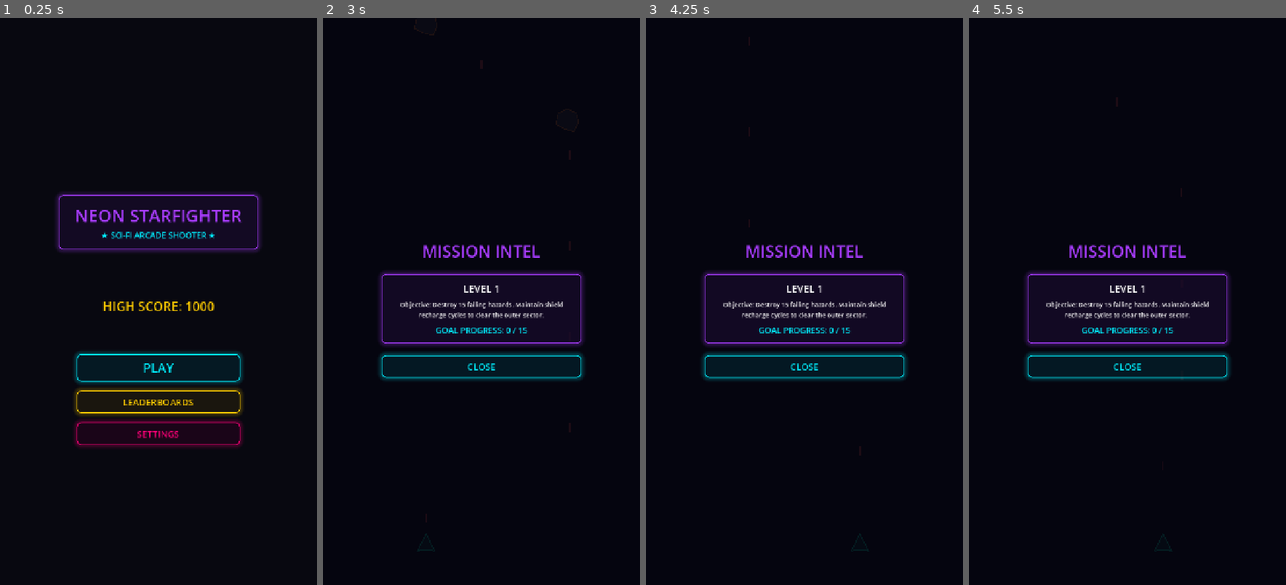
Above: before the commit, frames 1-4 (left to right).
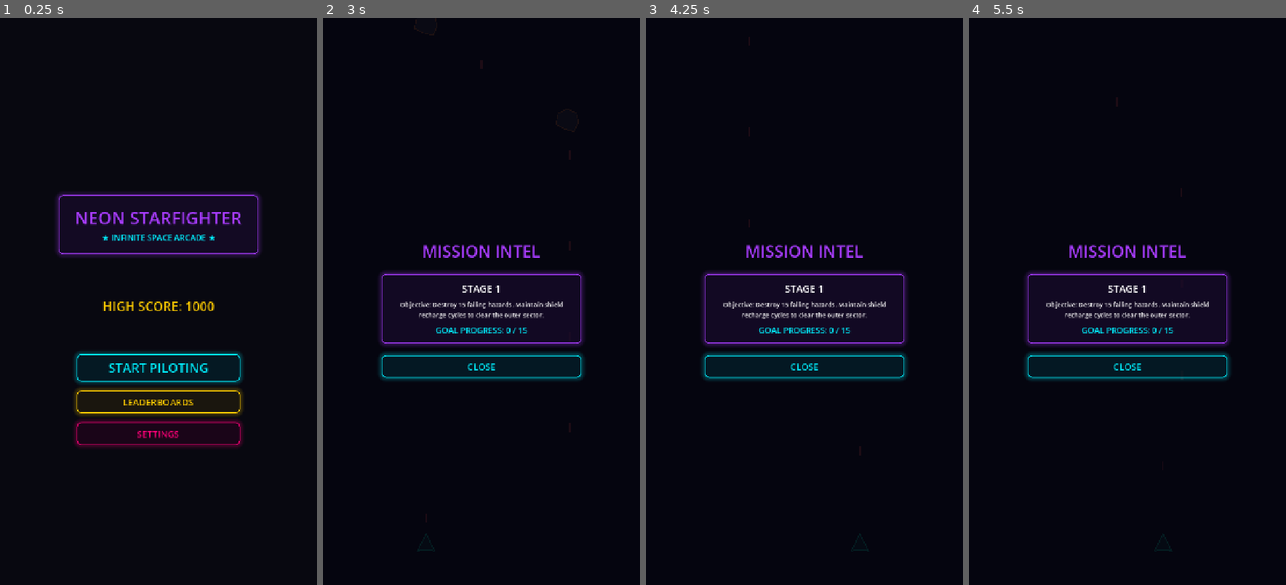
Above: after the commit, the same moments.

Repository: lolriver/spacehit
Game: Godot game, scene res://main.tscn
Two runs of this game, one before a commit and one after it. Both use one fixed random seed, a clock stepped at 60 frames per second and the inputs below.
Inputs (mouse positions are in pixels of both pictures, inside the frame that each line leads up to):
- Up to frame 1 (0.25 s): no input
- Up to frame 2 (3 s): click "PLAY" (after the commit: "START PILOTING") at 0.5 s; click "||" at 1.25 s; click (481, 307) at 2 s; click "⌖" at 2.75 s
- Up to frame 3 (4.25 s): tap Enter at 3.5 s; move the mouse to (877, 278) at 3.52 s; click (877, 278) at 3.67 s; tap Space at 3.77 s
- Up to frame 4 (5.5 s): tap Space at 4.25 s; drag from (1060, 335) to (1184, 545) at 4.27 s; tap Enter at 5 s; move the mouse to (1159, 182) at 5.02 s; click (1159, 182) at 5.17 s

The runs differ from the first frame. In frame 1, 2.0% of the frame differs, in the area x 17-83%, y 33-63%; in frame 2, 0.1%; in frame 3, 0.1%; in frame 4, 0.1%.

Commit message:
feat: configure infinite stages and multiple boss profiles

Diff:
--- a/main.gd
+++ b/main.gd
@@ -12,6 +12,9 @@
 @onready var pause_overlay: Control = %PauseOverlay
 @onready var popup_panel: PanelContainer = %PopupPanel
 @onready var popup_label: Label = %PopupLabel
+
+@onready var boss_panel: PanelContainer = %BossPanel
+@onready var boss_progress_bar: ProgressBar = %BossProgressBar
 
 # Game States Enum
 enum GameState {
@@ -33,11 +36,16 @@
 var sensitivity: float = 1.6
 var high_scores: Array = []
 
-# Game Progression stats
+# Game Progression stats (Infinite Mode)
 var score: int = 0
-var current_level: int = 1
+var current_level: int = 1 # Serves as current Stage
 var level_goal_kills: int = 15
 var level_current_kills: int = 0
+
+# Boss State
+var is_boss_active: bool = false
+var boss_health: int = 0
+var boss_max_health: int = 0
 
 var viewport_width: float = 720.0
 
@@ -45,16 +53,18 @@
 var shake_intensity: float = 0.0
 var shake_decay: float = 5.0
 
-# Styles for Segmented Bars
+# Styles for Segmented Bars & Boss HUD
 var style_empty: StyleBoxFlat
 var style_shield_full: StyleBoxFlat
 var style_boost_full: StyleBoxFlat
+var style_boss_bg: StyleBoxFlat
+var style_boss_fill: StyleBoxFlat
 
 func _ready() -> void:
 	viewport_width = get_viewport_rect().size.x
 	spawn_timer.timeout.connect(_on_spawn_timer_timeout)
 
-	# Initialize HUD segmented bar graphics
+	# Initialize HUD styleboxes dynamically
 	init_bar_styles()
 
 	# Load saved configurations
@@ -115,6 +125,25 @@
 	style_boost_full.shadow_color = Color(1.0, 0.0, 0.47, 0.6)
 	style_boost_full.shadow_size = 4
 	style_boost_full.set_corner_radius_all(2)
+
+	style_boss_bg = StyleBoxFlat.new()
+	style_boss_bg.bg_color = Color(0.02, 0.02, 0.05, 0.75)
+	style_boss_bg.border_width_left = 1
+	style_boss_bg.border_width_top = 1
+	style_boss_bg.border_width_right = 1
+	style_boss_bg.border_width_bottom = 1
+	style_boss_bg.border_color = Color(1.0, 0.0, 0.47, 0.5)
+	style_boss_bg.set_corner_radius_all(4)
+
+	style_boss_fill = StyleBoxFlat.new()
+	style_boss_fill.bg_color = Color(1.0, 0.0, 0.47, 1.0)
+	style_boss_fill.shadow_color = Color(1.0, 0.0, 0.47, 0.6)
+	style_boss_fill.shadow_size = 4
+	style_boss_fill.set_corner_radius_all(4)
+
+	if boss_progress_bar:
+		boss_progress_bar.add_theme_stylebox_override("background", style_boss_bg)
+		boss_progress_bar.add_theme_stylebox_override("fill", style_boss_fill)
 
 func _process(delta: float) -> void:
 	# Screen Shake Handler
@@ -147,6 +176,9 @@
 	# State-specific logic initialization
 	if new_state == GameState.STATE_MAIN_MENU:
 		clear_game_entities()
+		is_boss_active = false
+		if boss_panel:
+			boss_panel.hide()
 		if player:
 			player.hide()
 			player.set_process(false)
@@ -157,6 +189,8 @@
 		if player:
 			player.show()
 			player.set_process(true)
+		if %Sub:
+			%Sub.text = "STAGE " + str(current_level)
 	elif new_state == GameState.STATE_LEADERBOARD_PANEL:
 		render_leaderboard_list()
 	elif new_state == GameState.STATE_MISSION_PANEL:
@@ -165,16 +199,12 @@
 		%NameEntryScoreLabel.text = "FINAL SCORE: " + str(score)
 		%NameInput.text = ""
 		%NameInput.grab_focus()
-	elif new_state == GameState.STATE_VICTORY:
-		%VictoryScoreLabel.text = "FINAL SCORE: " + str(score)
-		clear_game_entities()
 	elif new_state == GameState.STATE_LEVEL_COMPLETE:
-		# Clear standard entities to prevent overlap issues
 		clear_game_entities()
 
 func clear_game_entities() -> void:
 	for child in get_children():
-		if child.is_in_group("enemies") or child.is_in_group("lasers") or child is CPUParticles2D:
+		if child.is_in_group("enemies") or child.is_in_group("lasers") or child.is_in_group("enemy_bullets") or child is CPUParticles2D:
 			child.queue_free()
 
 func start_game() -> void:
@@ -182,6 +212,9 @@
 	current_level = 1
 	level_goal_kills = 15
 	level_current_kills = 0
+	is_boss_active = false
+	if boss_panel:
+		boss_panel.hide()
 
 	update_score_label()
 
@@ -196,6 +229,25 @@
 
 func spawn_enemy() -> void:
 	if current_state != GameState.STATE_PLAYING or get_tree().paused:
+		return
+
+	# Boss Spawn Control (Every 5th stage: 5, 10, 15, 20, 25...)
+	if current_level % 5 == 0:
+		if not is_boss_active:
+			is_boss_active = true
+			var boss = enemy_scene.instantiate()
+			boss.enemy_type = 5 # TYPE_BOSS
+			boss.position = Vector2(360.0, -120.0)
+			boss.speed = 70.0
+			add_child(boss)
+		else:
+			# Background meteors at 15% rate during boss fight
+			if randf() < 0.15:
+				var meteor = enemy_scene.instantiate()
+				meteor.enemy_type = 1 # TYPE_FAST
+				meteor.position = Vector2(randf_range(40.0, viewport_width - 40.0), -50.0)
+				meteor.speed = randf_range(320.0, 480.0)
+				add_child(meteor)
 		return
 
 	if enemy_scene:
@@ -203,32 +255,120 @@
 		var spawn_x = randf_range(40.0, viewport_width - 40.0)
 		enemy.position = Vector2(spawn_x, -50.0)
 
-		# Probability matrix based on Level
+		# Select enemy type based on Stage Probability weights
 		var selected_type = 0 # NORMAL
 		var roll = randf()
 
-		if current_level == 2:
-			if roll < 0.30:
-				selected_type = 1 # FAST
-		elif current_level == 3:
-			if roll < 0.15:
-				selected_type = 2 # HEAVY
-			elif roll < 0.45:
-				selected_type = 1 # FAST
+		match current_level:
+			1:
+				selected_type = 0 # 100% Normal
+			2:
+				selected_type = 1 if roll < 0.30 else 0 # 30% Fast, 70% Normal
+			3:
+				# 45% Normal, 30% Fast, 25% Kamikaze
+				if roll < 0.25:
+					selected_type = 3 # KAMIKAZE
+				elif roll < 0.55:
+					selected_type = 1 # FAST
+				else:
+					selected_type = 0
+			4:
+				# 30% Normal, 30% Fast, 20% Kamikaze, 20% Fighter
+				if roll < 0.20:
+					selected_type = 4 # FIGHTER
+				elif roll < 0.40:
+					selected_type = 3 # KAMIKAZE
+				elif roll < 0.70:
+					selected_type = 1 # FAST
+				else:
+					selected_type = 0
+			6:
+				# 40% Normal, 30% Fast, 15% Heavy, 15% Drones
+				if roll < 0.15:
+					selected_type = 8 # DRONE
+				elif roll < 0.30:
+					selected_type = 2 # HEAVY
+				elif roll < 0.60:
+					selected_type = 1 # FAST
+				else:
+					selected_type = 0
+			7:
+				# 45% Normal, 30% Fast, 25% Stealth
+				if roll < 0.25:
+					selected_type = 6 # STEALTH
+				elif roll < 0.55:
+					selected_type = 1 # FAST
+				else:
+					selected_type = 0
+			8:
+				# 45% Normal, 30% Fast, 25% Mine
+				if roll < 0.25:
+					selected_type = 7 # MINE
+				elif roll < 0.55:
+					selected_type = 1 # FAST
+				else:
+					selected_type = 0
+			9, 11, 12, 13, 14, 16, 17, 18, 19:
+				# Balanced selections (all 8 standard hazards)
+				if roll < 0.12:
+					selected_type = 8 # DRONE
+				elif roll < 0.24:
+					selected_type = 7 # MINE
+				elif roll < 0.36:
+					selected_type = 6 # STEALTH
+				elif roll < 0.48:
+					selected_type = 4 # FIGHTER
+				elif roll < 0.60:
+					selected_type = 3 # KAMIKAZE
+				elif roll < 0.72:
+					selected_type = 2 # HEAVY
+				elif roll < 0.86:
+					selected_type = 1 # FAST
+				else:
+					selected_type = 0
+			_: # Post 20+ scaling stages
+				if roll < 0.13:
+					selected_type = 8 # DRONE
+				elif roll < 0.26:
+					selected_type = 7 # MINE
+				elif roll < 0.39:
+					selected_type = 6 # STEALTH
+				elif roll < 0.52:
+					selected_type = 4 # FIGHTER
+				elif roll < 0.64:
+					selected_type = 3 # KAMIKAZE
+				elif roll < 0.76:
+					selected_type = 2 # HEAVY
+				elif roll < 0.88:
+					selected_type = 1 # FAST
+				else:
+					selected_type = 0
 
 		enemy.enemy_type = selected_type
 
-		# Speed parameters per level
-		var base_speed_min = 200.0 + (score / 10.0) * 10.0
-		var base_speed_max = 350.0 + (score / 10.0) * 15.0
+		# Speed ranges scales with score
+		var base_speed_min = 200.0 + (score / 10.0) * 8.0
+		var base_speed_max = 350.0 + (score / 10.0) * 12.0
 		if selected_type == 1: # Fast
 			base_speed_min *= 1.6
 			base_speed_max *= 1.6
 		elif selected_type == 2: # Heavy
 			base_speed_min *= 0.7
 			base_speed_max *= 0.7
-
-		enemy.speed = randf_range(clamp(base_speed_min, 150.0, 600.0), clamp(base_speed_max, 250.0, 900.0))
+		elif selected_type == 3: # Kamikaze
+			base_speed_min *= 1.1
+			base_speed_max *= 1.1
+		elif selected_type == 6: # Stealth
+			base_speed_min *= 0.85
+			base_speed_max *= 0.85
+		elif selected_type == 7: # Mine
+			base_speed_min *= 0.6
+			base_speed_max *= 0.6
+		elif selected_type == 8: # Drone
+			base_speed_min *= 0.95
+			base_speed_max *= 0.95
+
+		enemy.speed = randf_range(clamp(base_speed_min, 100.0, 650.0), clamp(base_speed_max, 200.0, 980.0))
 		add_child(enemy)
 
 func add_score(amount: int) -> void:
@@ -237,19 +377,22 @@
 	score += amount
 	update_score_label()
 
-	# Increment level progression
+	# Skip standard kill updates on Boss fights
+	if current_level % 5 == 0:
+		return
+
 	level_current_kills += 1
 
-	# Check Level Clear condition
+	# Check Stage Clear
 	if level_current_kills >= level_goal_kills:
 		trigger_level_clear()
 	else:
 		# Gradually increase spawn rate in normal play
 		var new_wait_time = 1.2 - (score / 10.0) * 0.04
-		# Level 2 starts faster, Level 3 even faster
 		var min_wait = 0.35
-		if current_level == 2: min_wait = 0.3
-		elif current_level == 3: min_wait = 0.25
+		if current_level >= 10: min_wait = 0.18
+		elif current_level >= 5: min_wait = 0.22
+		elif current_level >= 2: min_wait = 0.28
 		spawn_timer.wait_time = max(min_wait, new_wait_time)
 
 func update_score_label() -> void:
@@ -288,8 +431,26 @@
 		explosion.scale = Vector2(1.5, 1.5)
 		add_child(explosion)
 
+# Boss HUD controls
+func show_boss_health_bar(max_hp: int) -> void:
+	if boss_panel and boss_progress_bar:
+		boss_max_health = max_hp
+		boss_progress_bar.max_value = max_hp
+		boss_progress_bar.value = max_hp
+		boss_panel.show()
+
+func update_boss_health(hp: int, max_hp: int) -> void:
+	if boss_progress_bar:
+		boss_progress_bar.value = hp
+
+func on_boss_defeated() -> void:
+	is_boss_active = false
+	if boss_panel:
+		boss_panel.hide()
+	trigger_level_clear()
+
 func trigger_level_clear() -> void:
-	# Fully restore player system shields as completion bonus
+	# Fully restore player shields as a Stage Clear reward!
 	if player:
 		player.shield = player.max_shield
 		player.update_hud()
@@ -297,24 +458,20 @@
 	set_state(GameState.STATE_LEVEL_COMPLETE)
 
 func advance_level() -> void:
-	if current_level == 1:
-		current_level = 2
-		level_goal_kills = 30
-		level_current_kills = 0
-		spawn_timer.wait_time = 1.0
-		set_state(GameState.STATE_PLAYING)
-	elif current_level == 2:
-		current_level = 3
-		level_goal_kills = 50
-		level_current_kills = 0
-		spawn_timer.wait_time = 0.85
-		set_state(GameState.STATE_PLAYING)
-	else:
-		# Level 3 completed -> game victory!
-		if check_high_score_eligibility():
-			set_state(GameState.STATE_NAME_ENTRY)
-		else:
-			set_state(GameState.STATE_VICTORY)
+	# Go to next stage infinitely!
+	current_level += 1
+	# Stage goal increases
+	level_goal_kills = 15 + current_level * 5
+	level_current_kills = 0
+
+	# Adjust spawn rate based on level progression
+	spawn_timer.wait_time = max(0.18, 1.2 - (current_level * 0.05))
+
+	# Update HUD Subtitle
+	if %Sub:
+		%Sub.text = "STAGE " + str(current_level)
+
+	set_state(GameState.STATE_PLAYING)
 
 func trigger_game_over() -> void:
 	if current_state == GameState.STATE_GAME_OVER or current_state == GameState.STATE_NAME_ENTRY:
@@ -367,7 +524,6 @@
 	save_settings()
 
 func close_sub_panel() -> void:
-	# Closes Leaderboard or Mission control panels, returning back to Menu or Active Play
 	if player and player.visible:
 		set_state(GameState.STATE_PLAYING)
 	else:
@@ -387,7 +543,7 @@
 				high_scores = json.data
 				return
 
-	# Load default scoreboard values
+	# Default Scores
 	high_scores = [
 		{"name": "COMMANDER", "score": 1000},
 		{"name": "VECTORS", "score": 600},
@@ -480,7 +636,6 @@
 		label.horizontal_alignment = HORIZONTAL_ALIGNMENT_CENTER
 		label.add_theme_font_size_override("font_size", 22)
 
-		# Visual styling for podium places
 		if i == 0:
 			label.add_theme_color_override("font_color", Color(1.0, 0.8, 0, 1.0)) # Gold
 		elif i == 1:
@@ -496,16 +651,38 @@
 	if not %MissionLevelLabel:
 		return
 
-	%MissionLevelLabel.text = "LEVEL " + str(current_level)
-	%MissionProgressLabel.text = "GOAL PROGRESS: %d / %d" % [level_current_kills, level_goal_kills]
-
-	match current_level:
-		1:
-			%MissionDescLabel.text = "Objective: Destroy 15 falling hazards. Maintain shield recharge cycles to clear the outer sector."
-		2:
-			%MissionDescLabel.text = "Objective: Destroy 30 hazard variants. Extreme solar flares have spawned small, ultra-fast meteors. Enhance firing speeds using Boost Overdrive."
-		3:
-			%MissionDescLabel.text = "Objective: Destroy 50 hazard threats. Heavy multi-layer anomalies detected. Focus sustained fire to break them apart into fragments."
+	%MissionLevelLabel.text = "STAGE " + str(current_level)
+
+	if current_level % 5 == 0:
+		%MissionProgressLabel.text = "GOAL: ELIMINATE BOSS TARGET"
+		match current_level % 20:
+			5:
+				%MissionDescLabel.text = "Boss Fight: Vanguard Outpost. Heavy hexagonal satellite firing dual angled lasers. Dodging meteors is critical."
+			10:
+				%MissionDescLabel.text = "Boss Fight: Goliath Cruiser. Triangular dreadnought firing 3-way spread lasers. Triggers a reflecting cyan plasma shield periodically."
+			15:
+				%MissionDescLabel.text = "Boss Fight: Carrier Leviathan. Massive transport ship spawning supportive fighter jets and shooting homing purple lasers."
+			0:
+				%MissionDescLabel.text = "Boss Fight: Hyperion Dreadnought. Ultimate fortress firing sweeping radial rings and drawing center charging death beams."
+	else:
+		%MissionProgressLabel.text = "GOAL PROGRESS: %d / %d" % [level_current_kills, level_goal_kills]
+		match current_level:
+			1:
+				%MissionDescLabel.text = "Objective: Destroy 15 falling hazards. Maintain shield recharge cycles to clear the outer sector."
+			2:
+				%MissionDescLabel.text = "Objective: Destroy 20 hazard variants. Small, ultra-fast meteors detected. Enhance firing speeds using Boost Overdrive."
+			3:
+				%MissionDescLabel.text = "Objective: Destroy 25 hazard variants. Shooting Stars detected: they charge directly towards your ship X position."
+			4:
+				%MissionDescLabel.text = "Objective: Destroy 30 threats. Fighter ships detected: they move in a zig-zag flight pattern and shoot bullets downwards."
+			6:
+				%MissionDescLabel.text = "Objective: Destroy 35 hazards. Hunter Drones active: they lock onto your horizontal position to fire continuous green streams."
+			7:
+				%MissionDescLabel.text = "Objective: Destroy 40 hazards. Stealth Bombers active: they remain mostly invisible but fade in to fire 3-way spreads."
+			8:
+				%MissionDescLabel.text = "Objective: Destroy 45 hazards. Gravity Mines active: shooting them detonates a dangerous radial burst of 8 shrapnel bullets."
+			_:
+				%MissionDescLabel.text = "Objective: Destroy %d threats. High threat levels. Mixed fleet active including standard, fast, heavy, stealth, mines, and drones." % level_goal_kills
 
 func _input(event: InputEvent) -> void:
 	# Touch inputs for transitions
--- a/main.tscn
+++ b/main.tscn
@@ -117,7 +117,7 @@
 offset_left = -220.0
 offset_top = -250.0
 offset_right = 220.0
-offset_bottom = -130.0
+offset_bottom = -120.0
 grow_horizontal = 2
 grow_vertical = 2
 theme_override_styles/panel = SubResource("StyleBoxFlat_PurpleNeon")
@@ -137,7 +137,7 @@
 layout_mode = 2
 theme_override_colors/font_color = Color(0, 0.941176, 1, 1)
 theme_override_font_sizes/font_size = 18
-text = "★ SCI-FI ARCADE SHOOTER ★"
+text = "★ INFINITE SPACE ARCADE ★"
 horizontal_alignment = 1
 
 [node name="MenuHighScoreLabel" type="Label" parent="UI/MainMenuScreen"]
@@ -182,7 +182,7 @@
 theme_override_colors/font_color = Color(0, 0.941176, 1, 1)
 theme_override_font_sizes/font_size = 28
 theme_override_styles/normal = SubResource("StyleBoxFlat_CyanNeon")
-text = "PLAY"
+text = "START PILOTING"
 
 [node name="MenuLeaderboardBtn" type="Button" parent="UI/MainMenuScreen/VBox"]
 unique_name_in_owner = true
@@ -275,10 +275,11 @@
 horizontal_alignment = 1
 
 [node name="Sub" type="Label" parent="UI/HUD/TitlePanel/VBox"]
+unique_name_in_owner = true
 layout_mode = 2
 theme_override_colors/font_color = Color(0.662745, 0.235294, 1, 1)
 theme_override_font_sizes/font_size = 12
-text = "★"
+text = "STAGE 1"
 horizontal_alignment = 1
 
 [node name="LivesPanel" type="PanelContainer" parent="UI/HUD"]
@@ -335,6 +336,40 @@
 theme_override_styles/normal = SubResource("StyleBoxFlat_CyanNeon")
 text = "||"
 
+[node name="BossPanel" type="PanelContainer" parent="UI/HUD"]
+unique_name_in_owner = true
+visible = false
+layout_mode = 1
+anchors_preset = 5
+anchor_left = 0.5
+anchor_right = 0.5
+offset_left = -200.0
+offset_top = 125.0
+offset_right = 200.0
+offset_bottom = 195.0
+grow_horizontal = 2
+theme_override_styles/panel = SubResource("StyleBoxFlat_MagentaNeon")
+
+[node name="VBox" type="VBoxContainer" parent="UI/HUD/BossPanel"]
+layout_mode = 2
+theme_override_constants/separation = 4
+alignment = 1
+
+[node name="BossTitle" type="Label" parent="UI/HUD/BossPanel/VBox"]
+layout_mode = 2
+theme_override_colors/font_color = Color(1, 0, 0.470588, 1)
+theme_override_font_sizes/font_size = 12
+text = "BOSS DETECTED"
+horizontal_alignment = 1
+
+[node name="BossProgressBar" type="ProgressBar" parent="UI/HUD/BossPanel/VBox"]
+unique_name_in_owner = true
+custom_minimum_size = Vector2(0, 16)
+layout_mode = 2
+theme_override_font_sizes/font_size = 10
+value = 100.0
+show_percentage = false
+
 [node name="Sidebar" type="VBoxContainer" parent="UI/HUD"]
 layout_mode = 1
 anchors_preset = 4
@@ -795,14 +830,14 @@
 unique_name_in_owner = true
 layout_mode = 2
 theme_override_font_sizes/font_size = 22
-text = "LEVEL 1: OUTER SECTOR"
+text = "STAGE 1: OUTER SECTOR"
 horizontal_alignment = 1
 
 [node name="MissionDescLabel" type="Label" parent="UI/MissionPanel/VBox/InfoBox/Margin/VBox"]
 unique_name_in_owner = true
 layout_mode = 2
 theme_override_font_sizes/font_size = 14
-text = "Objective: Destroy 15 falling hazards. Maintain shield recharge cycles to clear the sector."
+text = "Objective: Destroy 15 falling hazards. Maintain shield recharge cycles to clear the outer sector."
 horizontal_alignment = 1
 autowrap_mode = 2
 
@@ -952,10 +987,11 @@
 layout_mode = 2
 
 [node name="NextLevelPrompt" type="Label" parent="UI/LevelCompleteScreen/VBox"]
+unique_name_in_owner = true
 layout_mode = 2
 theme_override_colors/font_color = Color(1, 0.8, 0, 1)
 theme_override_font_sizes/font_size = 20
-text = "TAP SCREEN FOR NEXT LEVEL"
+text = "TAP SCREEN FOR NEXT STAGE"
 horizontal_alignment = 1
 
 [node name="NextLevelBtn" type="Button" parent="UI/LevelCompleteScreen"]
@@ -1029,6 +1065,7 @@
 layout_mode = 2
 
 [node name="VictoryMenuPrompt" type="Label" parent="UI/VictoryScreen/VBox"]
+unique_name_in_owner = true
 layout_mode = 2
 theme_override_colors/font_color = Color(0.662745, 0.235294, 1, 1)
 theme_override_font_sizes/font_size = 20
